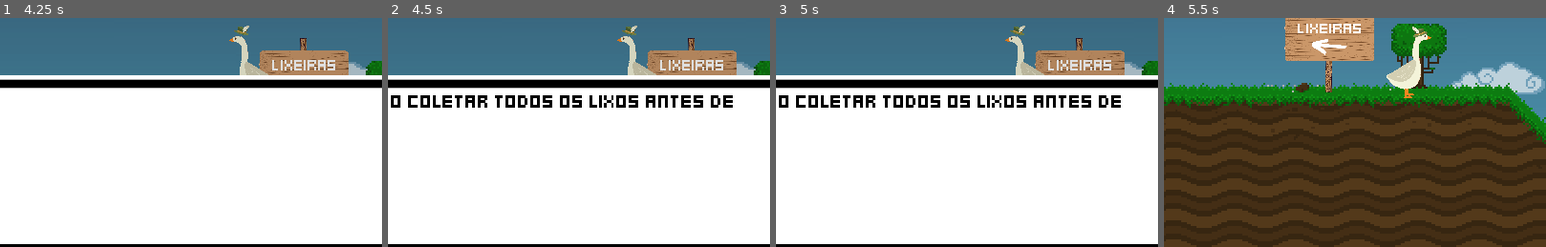
Above: before the commit, frames 1-4 (left to right).
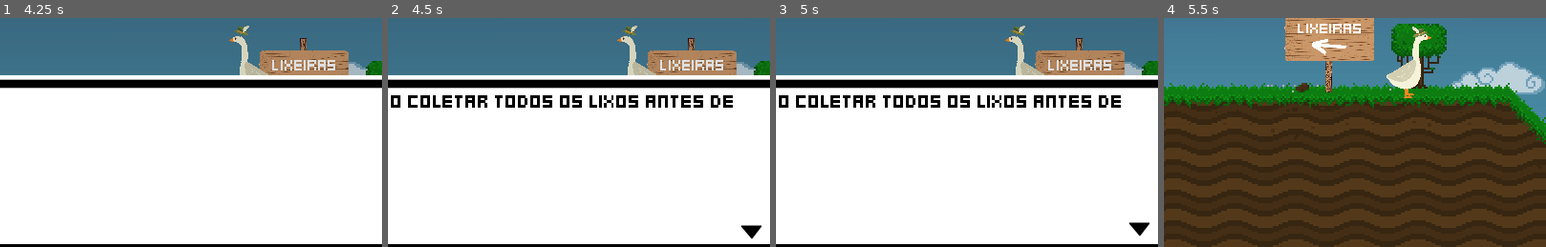
Above: after the commit, the same moments.

Repository: Boyquotes/EcoAventura
Game: Godot game, scene res://src/Main/Game.tscn
The game is run twice, just before and just after one commit, with the same random seed, the same clock (stepped at 60 frames per second) and the same inputs.
Inputs:
- Up to frame 1 (4.25 s): tap Enter (ui_accept) at 0.5, 1.35, 2.85, 3.5 s; hold Enter (ui_accept) 0.53-1.28 s; hold Right (move_right) 0.53-2.03 s; tap Up (jump) at 0.77, 1.52, 3.02, 3.77 s; hold Enter (ui_accept) 2.03-2.78 s; hold Left (move_left) from 2.03 s (still down); hold Enter (ui_accept) from 3.53 s (still down)
- Up to frame 2 (4.5 s): release Left (move_left) at 4.28 s; release Enter (ui_accept) at 4.28 s; hold Right (move_right) from 4.28 s (still down); tap Enter (ui_accept) at 4.35 s
- Up to frame 3 (5 s): keep holding Right (move_right); tap Up (jump) at 4.52 s
- Up to frame 4 (5.5 s): keep holding Right (move_right); tap Enter (ui_accept) at 5 s; hold Enter (ui_accept) from 5.03 s (still down)
The pictures show only the part of the screen within x 18-68%, y 45-95%; the shares and areas given below are measured in that part.

Frame 1 is identical in both runs. In frame 2, 0.2% of the frame differs, in the area x 92-98%, y 90-97%; in frame 3, 0.2%; in frame 4, nothing differs.

Commit message:
Melhoria Dialogo

Diff:
--- a/src/UserInterface/CaixaTexto.gd
+++ b/src/UserInterface/CaixaTexto.gd
@@ -5,6 +5,7 @@
 
 onready var caixaTexto = $TextureRect/Label
 onready var timer = $Timer
+onready var triangulo = $TextureRect/Label/Triangulo
 
 var limiteChars = 0
 var fila: Array = []
@@ -26,12 +27,14 @@
 	$SfxFala.play()
 	caixaTexto.visible_characters += 1
 	if caixaTexto.get_visible_characters() >= limiteChars:
+		triangulo.show()
 		timer.stop()
 
 func proximoTexto():
 	if caixaTexto.get_visible_characters() < limiteChars:
 		caixaTexto.visible_characters = limiteChars
 	elif fila.size() > 0:
+		triangulo.hide()
 		textoAtual = fila.pop_front()
 		caixaTexto.set_visible_characters(0)
 		caixaTexto.set_text(textoAtual)
--- a/src/UserInterface/CaixaTexto.tscn
+++ b/src/UserInterface/CaixaTexto.tscn
@@ -13,6 +13,21 @@
 [sub_resource type="DynamicFont" id=1]
 size = 20
 font_data = ExtResource( 1 )
+
+[sub_resource type="Animation" id=3]
+resource_name = "Bob"
+length = 2.0
+loop = true
+tracks/0/type = "bezier"
+tracks/0/path = NodePath(".:position:y")
+tracks/0/interp = 1
+tracks/0/loop_wrap = true
+tracks/0/imported = false
+tracks/0/enabled = true
+tracks/0/keys = {
+"points": PoolRealArray( 108, -0.25, 0, 0.5, -0.436111, 101.559, -0.4, -0.669891, 0.4, -0.111732, 108, -0.5, -0.157028, 0.3, -11.0412 ),
+"times": PoolRealArray( 0, 1, 2 )
+}
 
 [node name="CaixaTexto" type="Control"]
 visible = false
@@ -46,18 +61,31 @@
 anchor_left = 0.036
 anchor_top = 0.074
 anchor_right = 0.967
-anchor_bottom = 0.837
-margin_left = 0.199999
+anchor_bottom = 0.247
+margin_left = 0.200001
 margin_top = -0.0600004
 margin_right = 0.149963
-margin_bottom = -0.0299988
+margin_bottom = -7.93
+size_flags_vertical = 9
 theme = ExtResource( 2 )
 custom_colors/font_color = Color( 0, 0, 0, 1 )
 custom_fonts/font = SubResource( 1 )
-text = "Lorem ipsum dolor sit amet, consectetur adipiscing elit. Donec tellus elit, faucibus a eleifend sit amet, tristique et nisi. Fusce congue ultrices ipsum. Sed eget dui nisl. Aliquam eu eros nisi. Fusce vestibulum quam at nunc mattis, nec accumsan nunc aliquam. Pellentesque fermentum tellus justo, id lacinia magna aliquam id. Vestibulum ante ipsum primis in faucibus orci luctus et ultrices"
+text = "Lorem ipsum dolor sit asd Lorem ipsum dolor sit asd Lorem ipsum dolor sit asd Lorem ipsum dolor sit asd Lorem ipsum dolor sit asd Lorem ipsum dolor sit asd Lorem ipsum dolor sit asd Lorem ipsum dolor sit asd Lorem ipsum dolor sit asd Lorem ipsum dolor sit asd Lorem ipsum dolor sit asd Lorem ipsum dolor sit asd Lorem ipsum dolor sit asd Lorem ipsum dolor sit asd Lorem ipsum dolor sit asd "
 autowrap = true
-clip_text = true
-percent_visible = 0.0
+percent_visible = 0.60423
+max_lines_visible = 5
+
+[node name="Triangulo" type="Polygon2D" parent="TextureRect/Label"]
+position = Vector2( 479, 108 )
+scale = Vector2( 0.8125, 0.882353 )
+color = Color( 0, 0, 0, 1 )
+offset = Vector2( -16, 40.1242 )
+antialiased = true
+polygon = PoolVector2Array( 2.46155, 1.13336, 16, 15.8667, 28.3077, 1.13336 )
+
+[node name="AnimationPlayer" type="AnimationPlayer" parent="TextureRect/Label/Triangulo"]
+autoplay = "Bob"
+anims/Bob = SubResource( 3 )
 
 [node name="Timer" type="Timer" parent="."]
 wait_time = 0.1
Not shown: 1 places in src/UserInterface/CaixaTexto.tscn that only renumber resources
